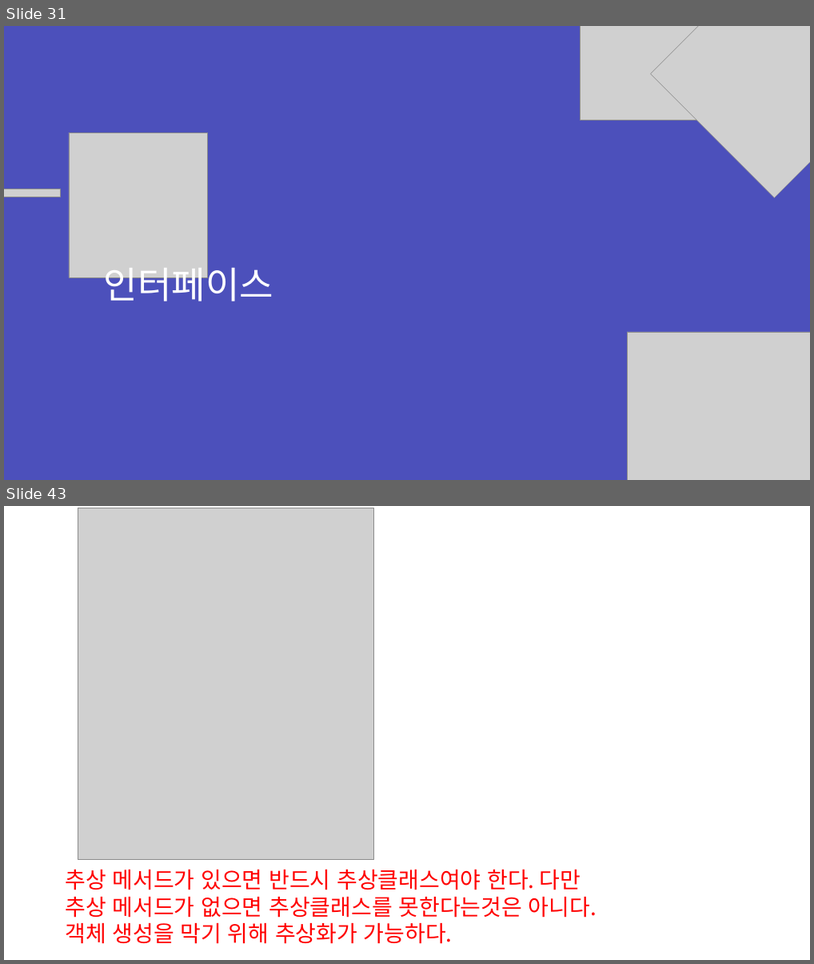
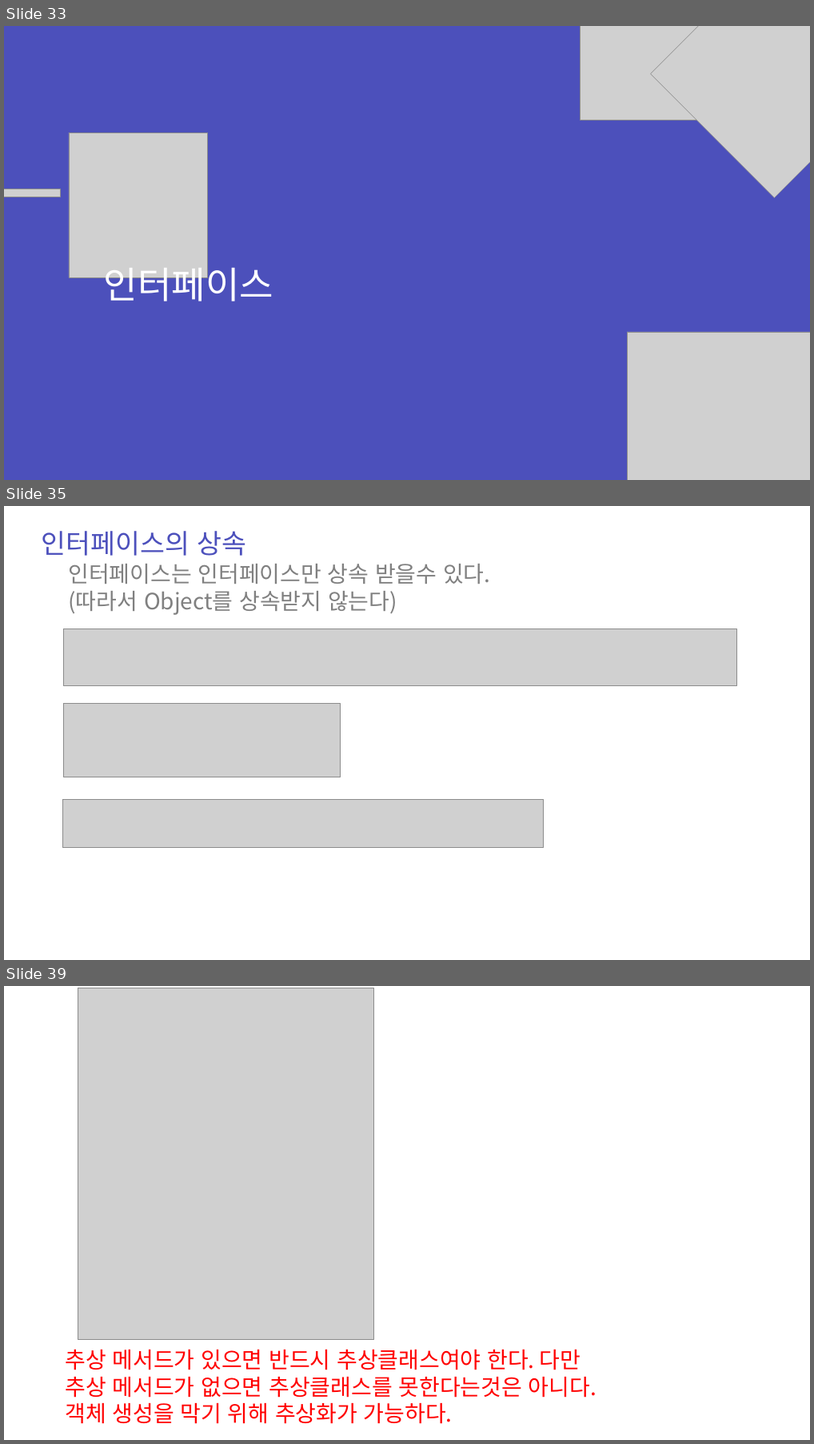
Before and after one commit to zest132/JavaLecture, a slide deck: JavaLecture/LectureFile/java 11강 인터페이스와다형성.pptx. Shown one above the other, each under a label of ours: slides 31 and 43 before the commit, slides 33, 35 and 39 after it; the slides between them are not shown. The pictures are 814x964 and 814x1444 pixels, drawn with LibreOffice and Linux fonts; fonts in the diff are those of the drawing; grey boxes stand for pictures. Boxes give left, top, right and bottom in pixels: in the first picture for what was removed or moved away, otherwise in the second. Text is boxed around its words. In the diff, an @@ line names an element or a change of style, - is before the commit and + after.

```diff
--- a/JavaLecture/LectureFile/java 11강 인터페이스와다형성.pptx
+++ b/JavaLecture/LectureFile/java 11강 인터페이스와다형성.pptx
@@ slide 35 added at bbox=[4, 506, 810, 960], background #FFFFFF @@
@@ text added at bbox=[42, 531, 247, 556], 48 pt, text #4C50BC @@
+인터페이스의 상속
@@ text added at bbox=[69, 564, 490, 615], 40 pt, text #808080 @@
+인터페이스는 인터페이스만 상속 받을수 있다.
+(따라서 Object를 상속받지 않는다)
@@ picture added at bbox=[63, 628, 738, 686] @@
@@ picture added at bbox=[63, 703, 340, 776] @@
@@ picture added at bbox=[62, 799, 543, 847] @@
@@ what was slide 31 is now slide 33 @@
@@ what was slide 43 is now slide 39 @@
```
Also in this commit, not shown: 3 slides changed, 7 other slides added, 13 slides removed, 13 other files.
